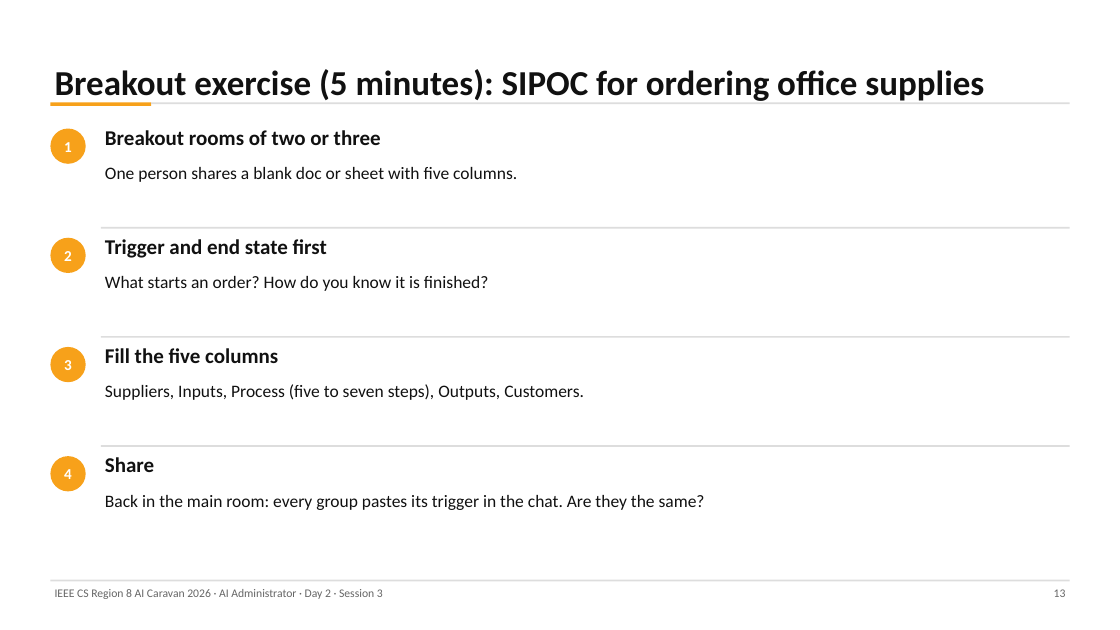
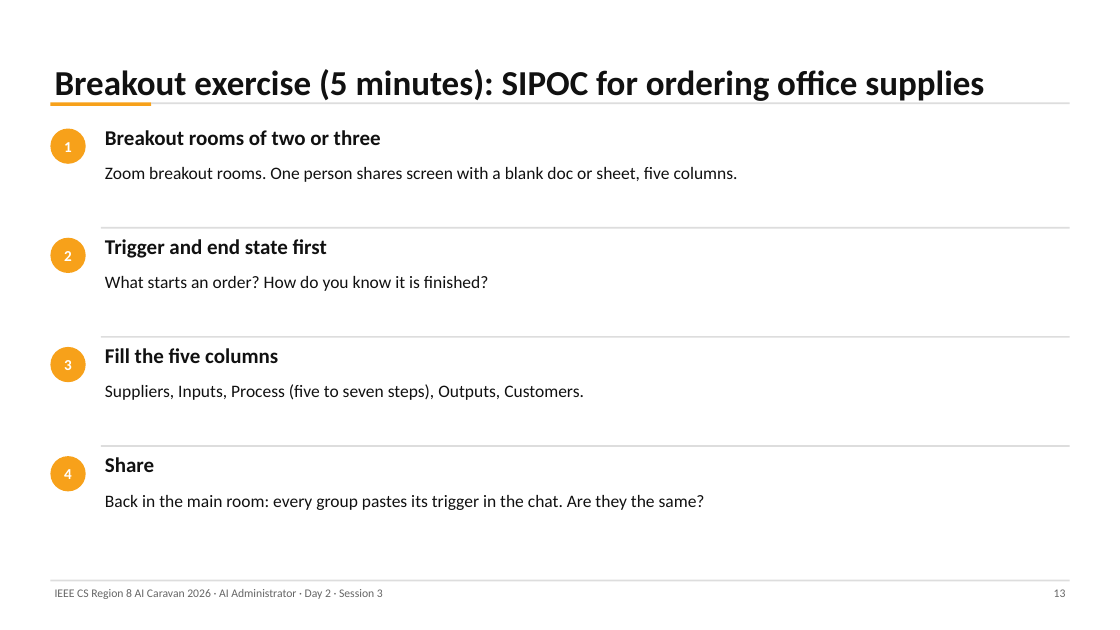
Before and after one commit to abedbanna/snippet-vault, a slide deck: slide 13 of instructor/ai-administrator/out/day2/Day2_S3_Mapping_Current_State.pptx. Drawn at 1120x630 pixels with LibreOffice and Linux fonts; fonts in the diff are those of the drawing. Boxes give left, top, right and bottom in pixels: in the first picture for what was removed or moved away, otherwise in the second. Text is boxed around its words. In the diff, an @@ line names an element or a change of style, - is before the commit and + after.

```diff
--- a/instructor/ai-administrator/out/day2/Day2_S3_Mapping_Current_State.pptx
+++ b/instructor/ai-administrator/out/day2/Day2_S3_Mapping_Current_State.pptx
@@ text at (105, 167, 738, 182): text changed @@
-One person shares a blank doc or sheet with five columns.
+Zoom breakout rooms. One person shares screen with a blank doc or sheet, five columns.
```
Also in this commit, not shown: 6 other files.
